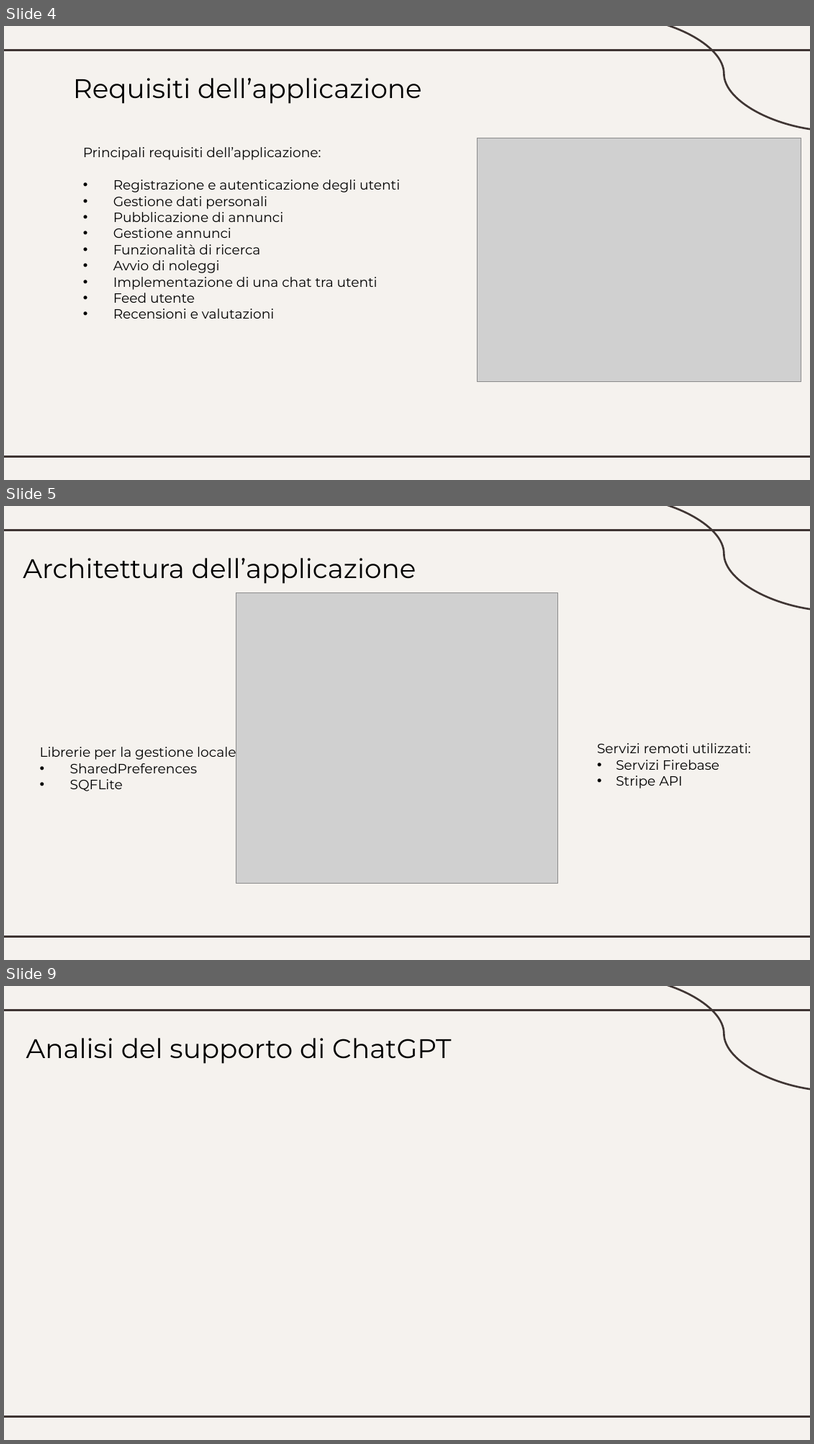
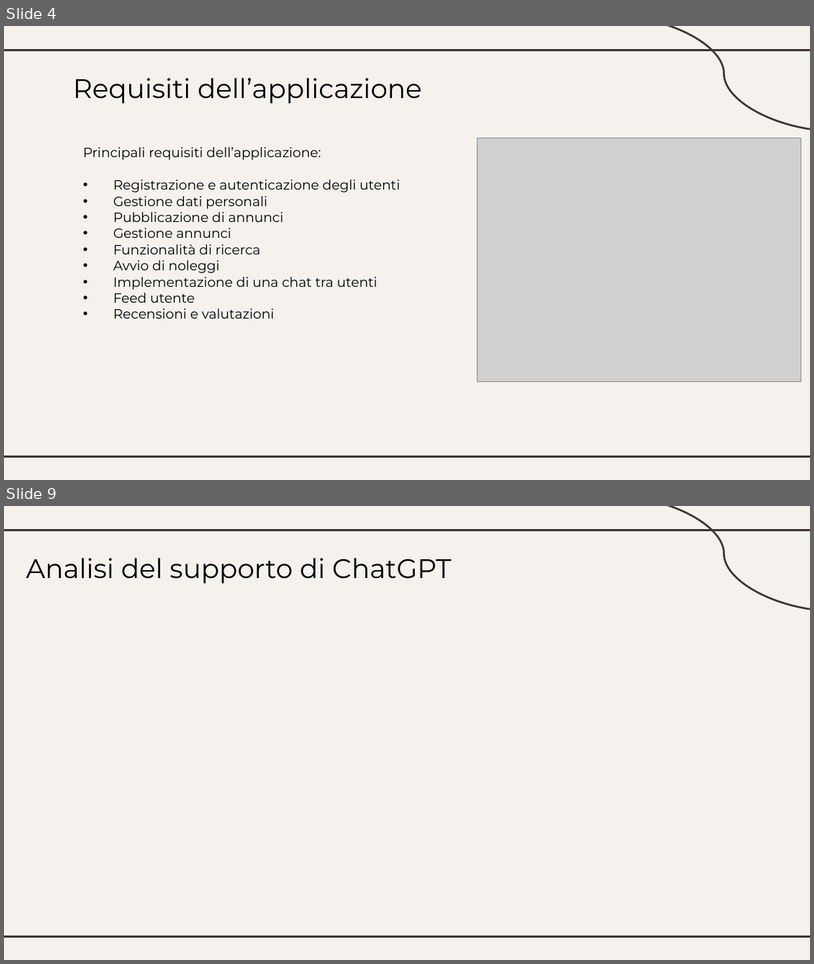
Before and after one commit to SimoneSantin/Tesi_LT_2024, a slide deck: Presentazione_LT_2024.pptx. Shown one above the other, each under a label of ours: slides 4, 5 and 9 before the commit, slides 4 and 9 after it; the slides between them are not shown. The pictures are 814x1444 and 814x964 pixels, drawn with LibreOffice and Linux fonts; fonts in the diff are those of the drawing; grey boxes stand for pictures. Boxes give left, top, right and bottom in pixels: in the first picture for what was removed or moved away, otherwise in the second. Text is boxed around its words. In the diff, an @@ line names an element or a change of style, - is before the commit and + after.

```diff
--- a/Presentazione_LT_2024.pptx
+++ b/Presentazione_LT_2024.pptx
@@ slide 5 removed at bbox=[4, 506, 810, 960], background #F5F2EE; not listed: 3 template elements that a slide beside it also shows @@
@@ title removed at bbox=[23, 558, 417, 584] @@
-Architettura dell’applicazione
@@ picture removed at bbox=[237, 592, 558, 883] @@
@@ text removed at bbox=[597, 743, 751, 788] @@
-Servizi remoti utilizzati:
-• Servizi Firebase
-• Stripe API
@@ text removed at bbox=[40, 744, 239, 791] @@
-Librerie per la gestione locale:
-• SharedPreferences
-• SQFLite
```
Also in this commit, not shown: 1 slide changed, 3 slides added, 2 other slides removed.
